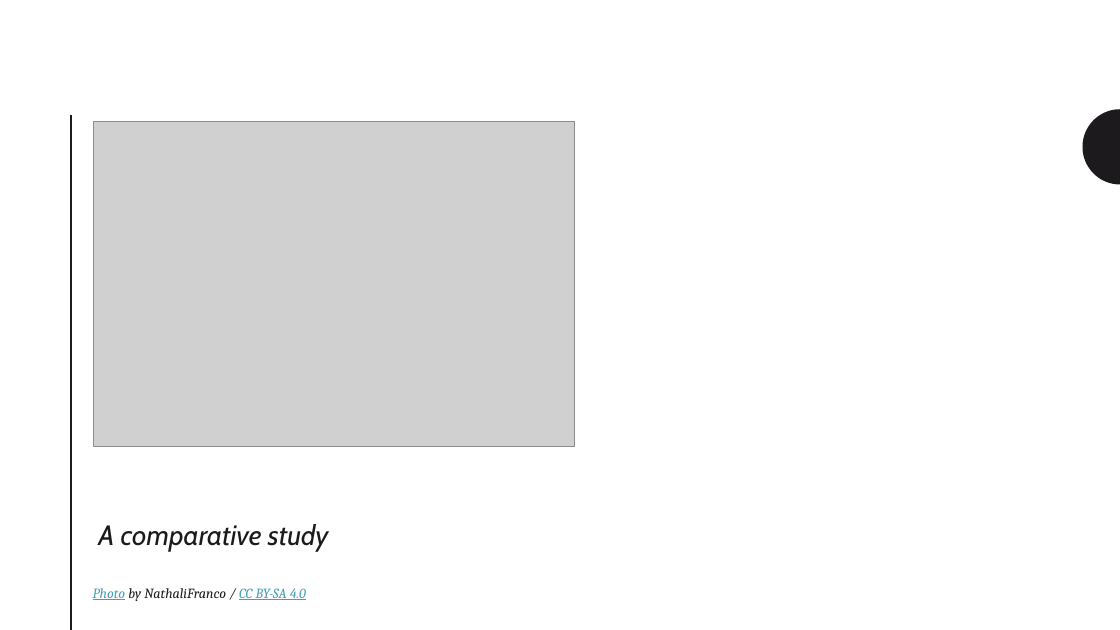
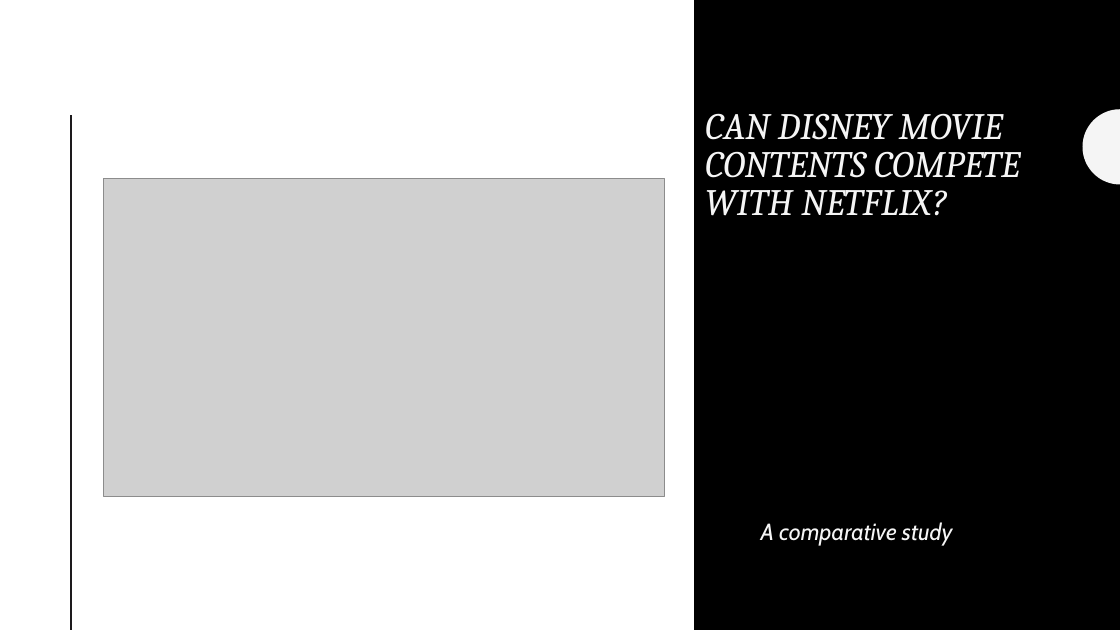
Before and after one commit to qwang27/Python_Into_Project, a slide deck: slide 1 of Analysis of Disney Plus Competitiveness over Netflix.pptx. Drawn at 1120x630 pixels with LibreOffice and Linux fonts; fonts in the diff are those of the drawing; grey boxes stand for pictures. Boxes give left, top, right and bottom in pixels: in the first picture for what was removed or moved away, otherwise in the second. Text is boxed around its words. In the diff, an @@ line names an element or a change of style, - is before the commit and + after.

```diff
--- a/Analysis of Disney Plus Competitiveness over Netflix.pptx
+++ b/Analysis of Disney Plus Competitiveness over Netflix.pptx
@@ rectangle added at (0, 0, 1120, 630), fill #000000 @@
@@ rectangle added at (0, 0, 694, 630), fill #FFFFFF @@
@@ title added at (705, 113, 1020, 216), 32 pt, text #F5F5F5, italic @@
+CAN DISNEY MOVIE CONTENTS COMPETE WITH NETFLIX?
@@ freeform shape added at (1083, 109, 1120, 185), fill #F5F5F5 @@
@@ picture: place and size @@
-picture at (94, 122, 575, 446)
+picture at (103, 178, 664, 497)
@@ subtitle "A comparative study": place and size @@
-subtitle "A comparative study" at (98, 524, 329, 552)
+subtitle "A comparative study" at (761, 522, 953, 546)
@@ subtitle "A comparative study" at (761, 522, 953, 546): size 24 to 20 pt, text colour #1D1A1D to #F5F5F5; more space between paragraphs; vertical alignment middle to top @@
@@ text removed at (93, 588, 306, 601) @@
-Photo by NathaliFranco / CC BY-SA 4.0
```
Also in this commit, not shown: 6 other slides changed, 5 other files.
